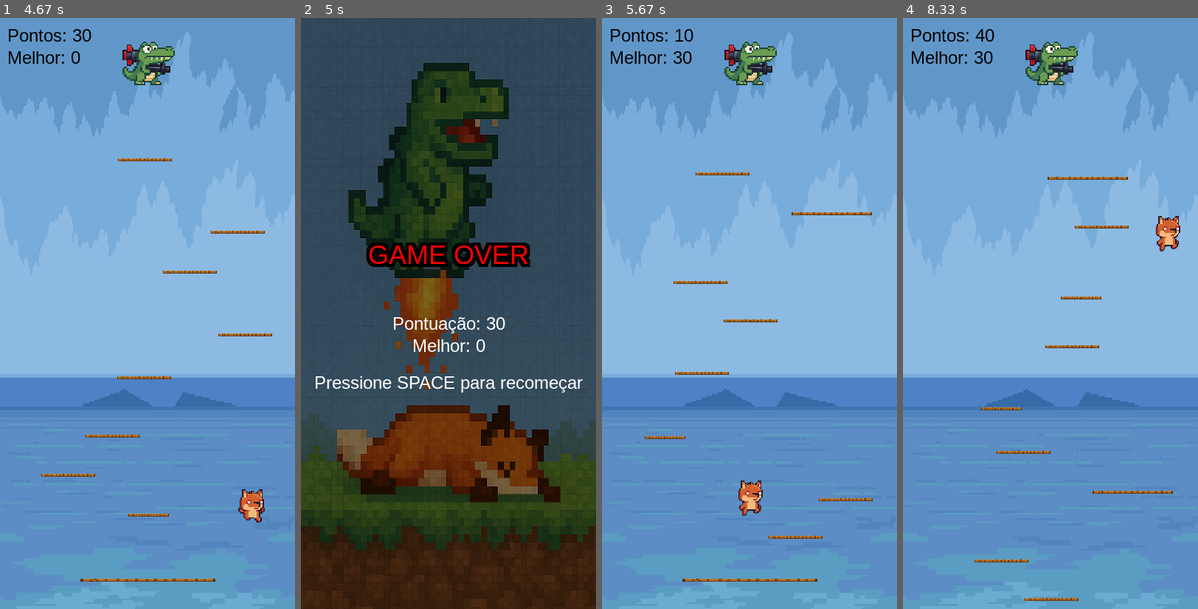
Above: before the commit, frames 1-4 (left to right).
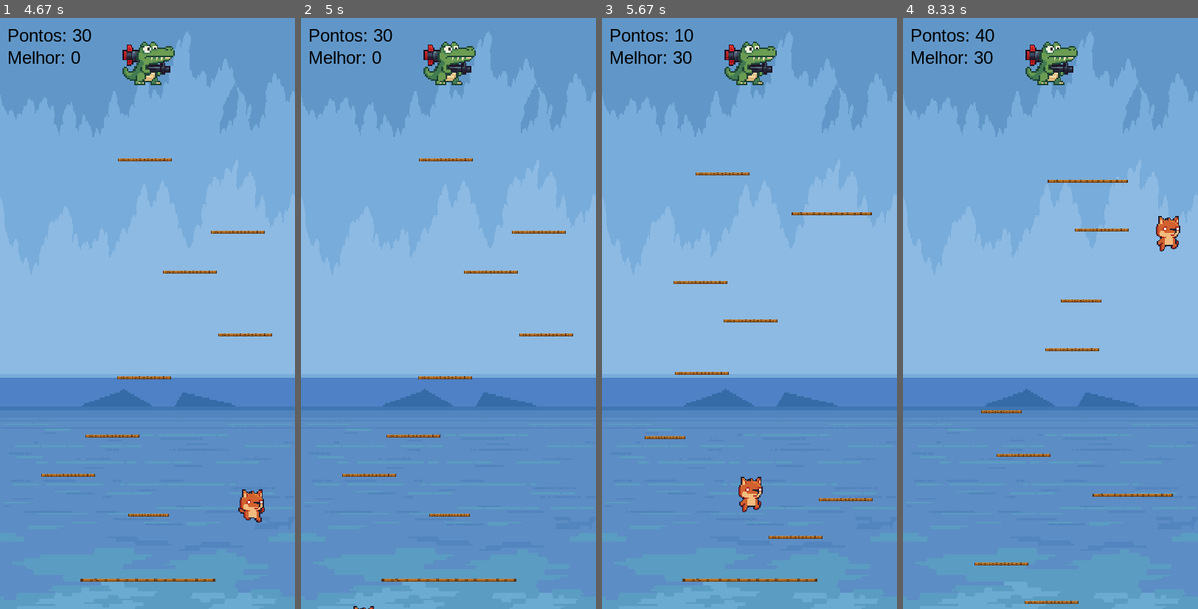
Above: after the commit, the same moments.

Repository: JVTannus/pygame
Game: pygame game, started from jogo.py
The game is run twice, just before and just after one commit, with the same random seed, the same clock (stepped at 60 frames per second) and the same inputs.
Inputs:
- Up to frame 1 (4.67 s): click "JOGAR" at 0.38 s; type "ann" at 0.67 s; tap Enter at 1 s; hold Right 1.22-1.68 s; hold Right 1.77-2.23 s; hold Left 2.27-2.8 s; hold Left 2.83-3.23 s; hold Right 3.27-3.9 s; hold Left 3.93-4.4 s; hold Right from 4.43 s (still down)
- Up to frame 2 (5 s): release Right at 4.9 s
- Up to frame 3 (5.67 s): tap Space at 5.43 s
- Up to frame 4 (8.33 s): hold Left 5.77-6.3 s; hold Left 6.33-6.73 s; hold Right 6.77-7.4 s; hold Left 7.43-7.9 s; hold Right from 7.93 s (still down)

Frame 1 is identical in both runs. In frame 2, 100% of the frame differs, in the area x 0-100%, y 0-100%; in frame 3, 0.3%; in frame 4, 1.7%.

Commit message:
Sons e comentarios das funções

Diff:
--- a/jogo.py
+++ b/jogo.py
@@ -5,6 +5,7 @@
 import random
 
 pygame.init()
+pygame.mixer.init()  # Inicializa o mixer de áudio
 
 # Constantes
 LARGURA, ALTURA = 400, 800
@@ -28,6 +29,19 @@
 fonte = pygame.font.SysFont("Arial", 24)
 fonte_grande = pygame.font.SysFont("Arial", 36)
 
+# Inicializa música
+pygame.mixer.music.load("Musica pygame.mp3")
+pygame.mixer.music.set_volume(0.5)  # Define o volume para 50%
+pygame.mixer.music.play(-1)  # -1 faz a música tocar em loop
+
+# Inicializa sons
+som_pulo = pygame.mixer.Sound("Pulo.mp3")
+som_pulo.set_volume(0.3)  # Define o volume do som de pulo para 30%
+som_explosao = pygame.mixer.Sound("Explosao.mp3")
+som_explosao.set_volume(0.4)  # Define o volume do som de explosão para 40%
+som_bomba = pygame.mixer.Sound("sombomba.mp3")
+som_bomba.set_volume(0.3)  # Define o volume do som de tiro da bomba para 30%
+
 background = pygame.image.load("1.png").convert()
 background = pygame.transform.scale(background, (LARGURA, ALTURA))
 
@@ -35,24 +49,59 @@
 dados_path = "dados_jogador.json"
 
 def carregar_dados():
+    """
+    Carrega os dados dos jogadores do arquivo JSON.
+
+    Return:
+        Dicionário contendo os dados dos jogadores (nickname: pontuação)
+    """
     if os.path.exists(dados_path):
         with open(dados_path, 'r') as f:
             return json.load(f)
     return {}
 
 def salvar_dados(dados):
+    """
+    Salva os dados dos jogadores em um arquivo JSON.
+
+    Args:
+        Dicionário contendo os dados dos jogadores para salvar
+    """
     with open(dados_path, 'w') as f:
         json.dump(dados, f)
 
 texto_cache = {}
 
 def renderizar_texto_cached(texto, fonte, cor):
+    """
+    Renderiza texto com cache para melhor performance.
+
+    Args:
+        texto (str): Texto a ser renderizado
+        fonte (pygame.font.Font): Fonte a ser utilizada
+        cor (tuple): Cor do texto em RGB
+
+    Return:
+        pygame.Surface: Superfície com o texto renderizado
+    """
     chave = (texto, fonte, cor)
     if chave not in texto_cache:
         texto_cache[chave] = fonte.render(texto, True, cor)
     return texto_cache[chave]
 
 def desenhar_texto(texto, x, y, hover=False):
+    """
+    Desenha texto na tela com efeito hover opcional.
+
+    Args:
+        texto (str): Texto a ser desenhado
+        x (int): Posição x do texto
+        y (int): Posição y do texto
+        hover (bool): Se True, aplica efeito hover ao texto
+
+    Returns:
+        pygame.Rect: Retângulo que contém o texto
+    """
     cor = COR_HOVER if hover else COR_TEXTO
     texto_surface = fonte.render(texto, True, cor)
     rect = texto_surface.get_rect(center=(x + 50, y + 15))
@@ -64,6 +113,12 @@
     return rect
 
 def obter_nickname():
+    """
+    Solicita e obtém o nickname do jogador.
+
+    Return:
+        str: Nickname inserido pelo jogador
+    """
     nickname = ""
     digitando = True
     while digitando:
@@ -81,6 +136,7 @@
 
         for evento in pygame.event.get():
             if evento.type == pygame.QUIT:
+                pygame.mixer.music.stop()  # Para a música antes de sair
                 pygame.quit()
                 sys.exit()
             elif evento.type == pygame.KEYDOWN:
@@ -93,6 +149,12 @@
     return nickname
 
 def mostrar_ranking(dados):
+    """
+    Exibe o ranking dos jogadores com as 5 melhores pontuações.
+
+    Args:
+        dados (dict): Dicionário contendo os dados dos jogadores
+    """
     screen.fill(COR_BG)
     ranking = sorted(dados.items(), key=lambda x: x[1], reverse=True)
     titulo = fonte.render("Ranking dos Jogadores:", True, COR_TEXTO)
@@ -104,6 +166,10 @@
     pygame.time.wait(3000)
 
 def mostrar_instrucoes():
+    """
+    Exibe a tela de instruções do jogo com os controles e objetivos.
+    Permite retornar ao menu principal através do botão VOLTAR.
+    """
     instrucoes = [
         "INSTRUÇÕES:",
         "- Use as setas ← e → para mover",
@@ -135,6 +201,7 @@
 
         for evento in pygame.event.get():
             if evento.type == pygame.QUIT:
+                pygame.mixer.music.stop()  # Para a música antes de sair
                 pygame.quit()
                 sys.exit()
             elif evento.type == pygame.MOUSEBUTTONDOWN:
@@ -142,6 +209,13 @@
                     return
 
 def menu():
+    """
+    Exibe o menu principal do jogo com opções para jogar, ver instruções,
+    ver highscores, resetar scores e sair.
+
+    Return:
+        (nickname, dados) contendo o nickname do jogador e os dados salvos
+    """
     dados = carregar_dados()
     while True:
         if background:
@@ -166,6 +240,7 @@
 
         for evento in pygame.event.get():
             if evento.type == pygame.QUIT:
+                pygame.mixer.music.stop()  # Para a música antes de sair
                 pygame.quit()
                 sys.exit()
             elif evento.type == pygame.MOUSEBUTTONDOWN:
@@ -190,10 +265,19 @@
                     pygame.display.flip()
                     pygame.time.wait(2000)
                 elif sair_rect.collidepoint(mouse_pos):
+                    pygame.mixer.music.stop()  # Para a música antes de sair
                     pygame.quit()
                     sys.exit()
 
 def atualizar_pontuacao(nickname, dados, nova_pontuacao):
+    """
+    Atualiza a pontuação do jogador se for maior que a anterior.
+
+    Args:
+        nickname (str): Nome do jogador
+        dados (dict): Dicionário com os dados dos jogadores
+        nova_pontuacao (int): Nova pontuação a ser verificada
+    """
     if nova_pontuacao > dados.get(nickname, 0):
         dados[nickname] = nova_pontuacao
         salvar_dados(dados)
@@ -263,10 +347,17 @@
 
         return self.rect.top <= ALTURA
 
-    def pular(self):
-        self.vel_y = FORCA_PULO
+    def pular(self, forca_extra=1.0):
+        """
+        Faz o jogador pular, alterando sua velocidade vertical e reproduzindo o som de pulo.
+
+        Args:
+            forca_extra (float): Multiplicador da força do pulo (padrão: 1.0)
+        """
+        self.vel_y = FORCA_PULO * forca_extra
         self.no_chao = False
         self.image = self.imagem_pulando_direita if self.olhando_direita else self.imagem_pulando_esquerda
+        som_pulo.play()  # Reproduz o som de pulo
 
 class Plataforma(pygame.sprite.Sprite):
     def __init__(self, x, y, tipo="normal", largura=None):
@@ -291,12 +382,34 @@
         self.rect.y = y
 
 def gerar_plataforma_aleatoria(y_base):
+    """
+    Gera uma plataforma em uma posição aleatória.
+
+    Args:
+        y_base (int): Posição y base para gerar a plataforma
+
+    Returns:
+        Plataforma: Nova plataforma gerada
+    """
     x = random.randint(50, LARGURA - 100)
     y = y_base - random.randint(50, ESPACO_PLATAFORMAS)
     tipo = random.choices(["normal", "pequena", "grande"], weights=[0.7, 0.2, 0.1])[0]
     return Plataforma(x, y, tipo)
 
 def desenhar_texto_com_outline(superficie, texto, fonte, cor_texto, cor_outline, x, y, espessura=4):
+    """
+    Desenha texto com contorno na tela.
+
+    Args:
+        superficie (pygame.Surface): Superfície onde o texto será desenhado
+        texto (str): Texto a ser desenhado
+        fonte (pygame.font.Font): Fonte a ser utilizada
+        cor_texto (tuple): Cor do texto em RGB
+        cor_outline (tuple): Cor do contorno em RGB
+        x (int): Posição x do texto
+        y (int): Posição y do texto
+        espessura (int): Espessura do contorno
+    """
     chave_texto = (texto, fonte, cor_texto)
     chave_outline = (texto, fonte, cor_outline)
 
@@ -319,6 +432,16 @@
     superficie.blit(texto_surface, texto_rect)
 
 def mostrar_game_over(pontuacao, melhor_pontuacao):
+    """
+    Exibe a tela de game over com a pontuação atual e melhor pontuação.
+
+    Args:
+        pontuacao (int): Pontuação atual do jogador
+        melhor_pontuacao (int): Melhor pontuação do jogador
+
+    Returns:
+        bool: True se o jogador quer continuar, False se quer sair
+    """
     if 'game_over_img' not in texto_cache:
         imagem_game_over = pygame.image.load("bombaraposa.png").convert_alpha()
         texto_cache['game_over_img'] = pygame.transform.scale(imagem_game_over, (LARGURA, ALTURA))
@@ -358,6 +481,15 @@
         clock.tick(60)
 
 def mostrar_vitoria(pontuacao):
+    """
+    Exibe a tela de vitória com a pontuação final.
+
+    Args:
+        pontuacao (int): Pontuação final do jogador
+
+    Returns:
+        bool: True se o jogador quer continuar, False se quer sair
+    """
     if 'vitoria_img' not in texto_cache:
         imagem_vitoria = pygame.image.load("vitoria.png").convert_alpha()
         texto_cache['vitoria_img'] = pygame.transform.scale(imagem_vitoria, (LARGURA, ALTURA))
@@ -459,6 +591,7 @@
             elif self.alvo_x < self.rect.centerx and self.olhando_direita:
                 self.olhando_direita = False
                 self.image = self.imagem_esquerda
+            som_bomba.play()  # Toca o som quando o boss atira
             return True
 
         return False
@@ -510,6 +643,10 @@
 grupo_sprites.add(boss)
 
 def iniciar_jogo():
+    """
+    Inicializa o jogo, criando o jogador, plataformas iniciais e resetando
+    as variáveis do jogo.
+    """
     global ultima_y
     grupo_sprites.empty()
     grupo_plataformas.empty()
@@ -553,6 +690,8 @@
 
         for meteoro in grupo_meteoros:
             if meteoro.collision_rect.colliderect(jogador.collision_rect):
+                som_explosao.play()  # Toca o som de explosão
+                pygame.time.wait(500)  # Espera 500ms para o som tocar
                 vivo = False
                 break
 
@@ -571,6 +710,9 @@
         continue
 
     if not vivo or jogador.rect.top > ALTURA:
+        if not vivo:  # Se morreu por colisão com bomba
+            som_explosao.play()  # Toca o som de explosão novamente para garantir
+            pygame.time.wait(500)  # Espera 500ms para o som tocar
         atualizar_pontuacao(nickname, dados_salvos, pontuacao)
         if not mostrar_game_over(pontuacao, melhor_pontuacao):
             rodando = False
@@ -592,11 +734,11 @@
             jogador.vel_y = 0
 
             if plataforma.tipo == "pequena":
-                jogador.pular()
+                jogador.pular(1.0)  # Pulo normal
             elif plataforma.tipo == "grande":
-                jogador.vel_y = FORCA_PULO * 1.5
+                jogador.pular(1.5)  # Pulo extra
             else:
-                jogador.pular()
+                jogador.pular(1.0)  # Pulo normal
 
             if plataforma not in plataformas_puladas:
                 plataformas_puladas.add(plataforma)
@@ -636,5 +778,6 @@
         screen.blit(texto_aviso, (LARGURA - texto_aviso.get_width() - 10, 10))
     pygame.display.flip()
 
+pygame.mixer.music.stop()  # Para a música antes de sair
 pygame.quit()
 sys.exit()
Binary file removed: Raposa olhando para baixo.png
Not shown, added: Explosao.mp3
Not shown, removed: pulo.mp3
